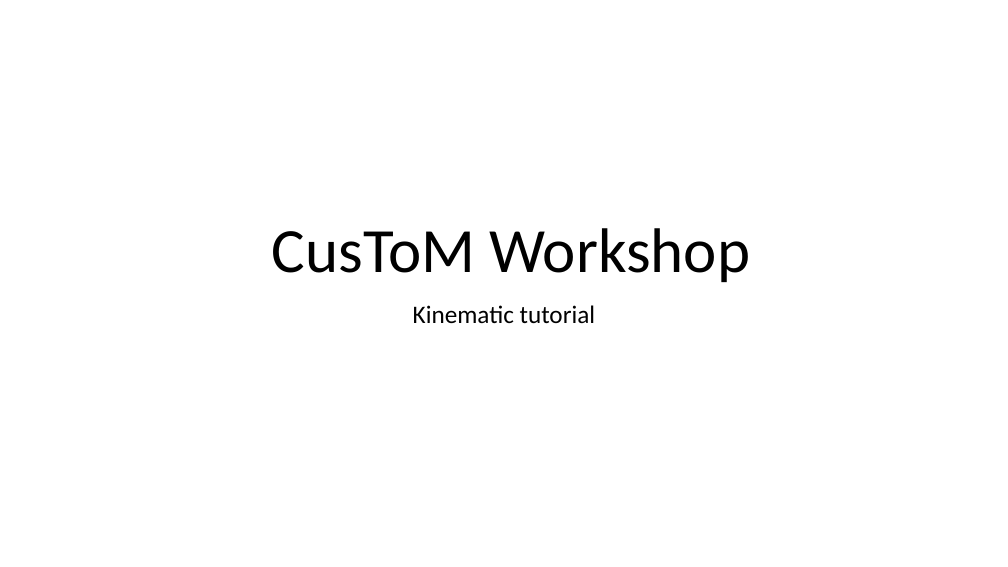
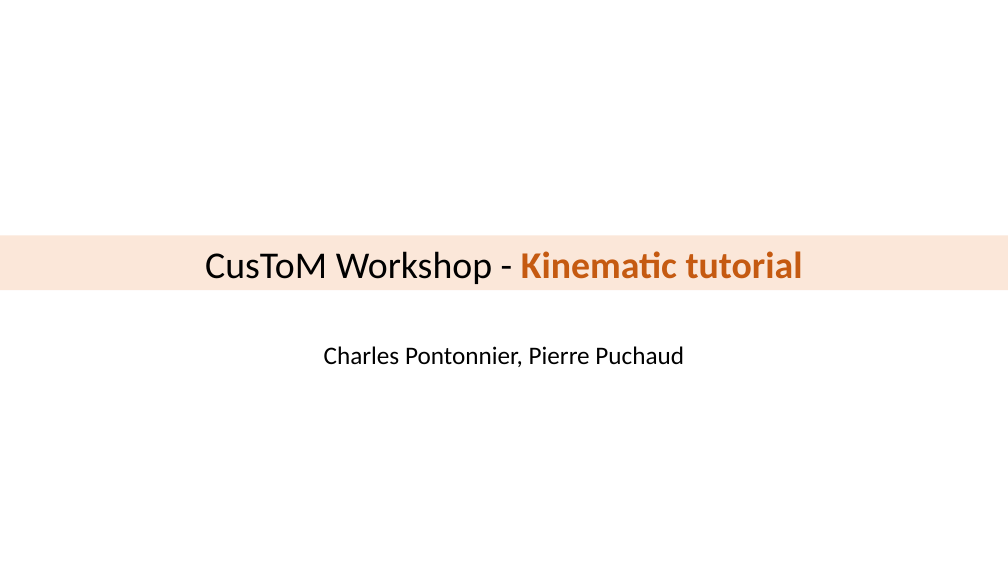
Before and after one commit to cpontonn/CusToM-Workshop, a slide deck: slide 1 of 1_KINEMATICS_AND_GEOMETRICAL_CALIBRATION.pptx. Drawn at 1008x567 pixels with LibreOffice and Linux fonts; fonts in the diff are those of the drawing. Boxes give left, top, right and bottom in pixels: in the first picture for what was removed or moved away, otherwise in the second. Text is boxed around its words. In the diff, an @@ line names an element or a change of style, - is before the commit and + after.

Commit message:
Kinematic tutorial advancement

```diff
--- a/1_KINEMATICS_AND_GEOMETRICAL_CALIBRATION.pptx
+++ b/1_KINEMATICS_AND_GEOMETRICAL_CALIBRATION.pptx
@@ title "CusToM Workshop - Kinematic tutorial": place and size @@
-title "CusToM Workshop - Kinematic tutorial" at (272, 228, 751, 282)
+title "CusToM Workshop - Kinematic tutorial" at (0, 235, 1008, 290)
@@ title "CusToM Workshop - Kinematic tutorial" at (0, 235, 1008, 290): fill none to #ED7D31 at 18% opacity @@
@@ title at (205, 251, 803, 284): text changed; size 60 to 36 pt; text colour #000000 to #C55A11; bold on @@
-CusToM Workshop
+CusToM Workshop - Kinematic tutorial
@@ subtitle at (324, 346, 684, 367): text changed @@
-Kinematic tutorial
+Charles Pontonnier, Pierre Puchaud
```
Also in this commit, not shown: 4 other slides changed, 15 slides added, 5 slides removed, 57 other files.
